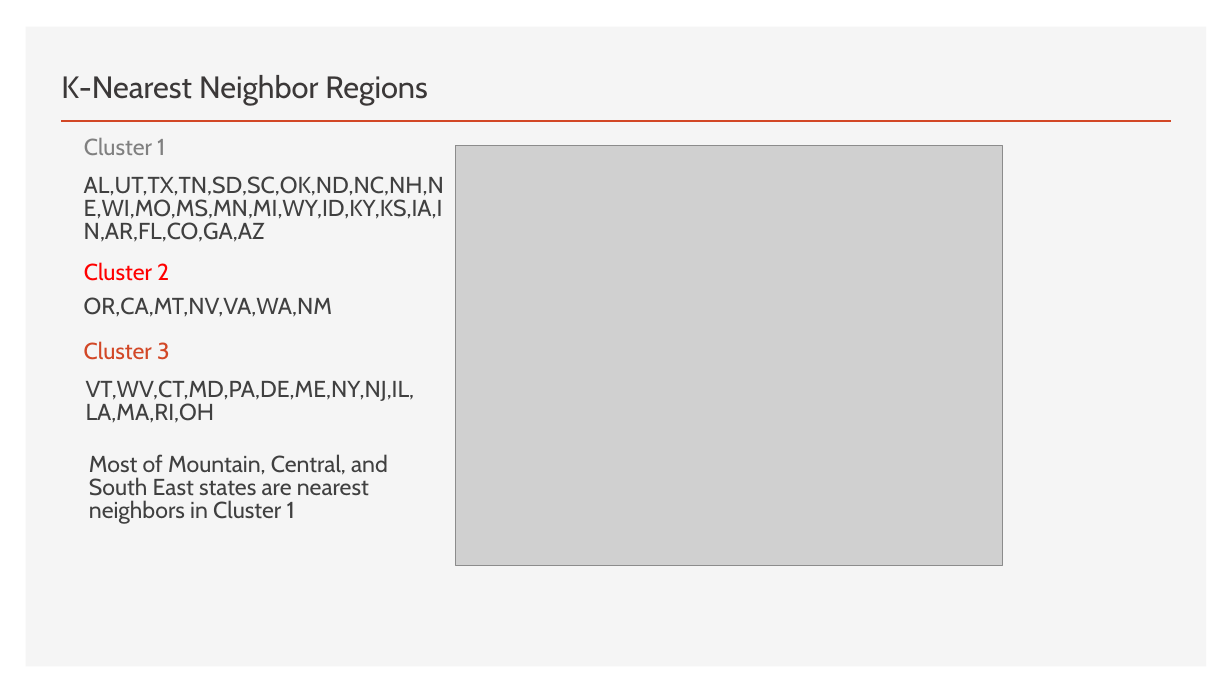
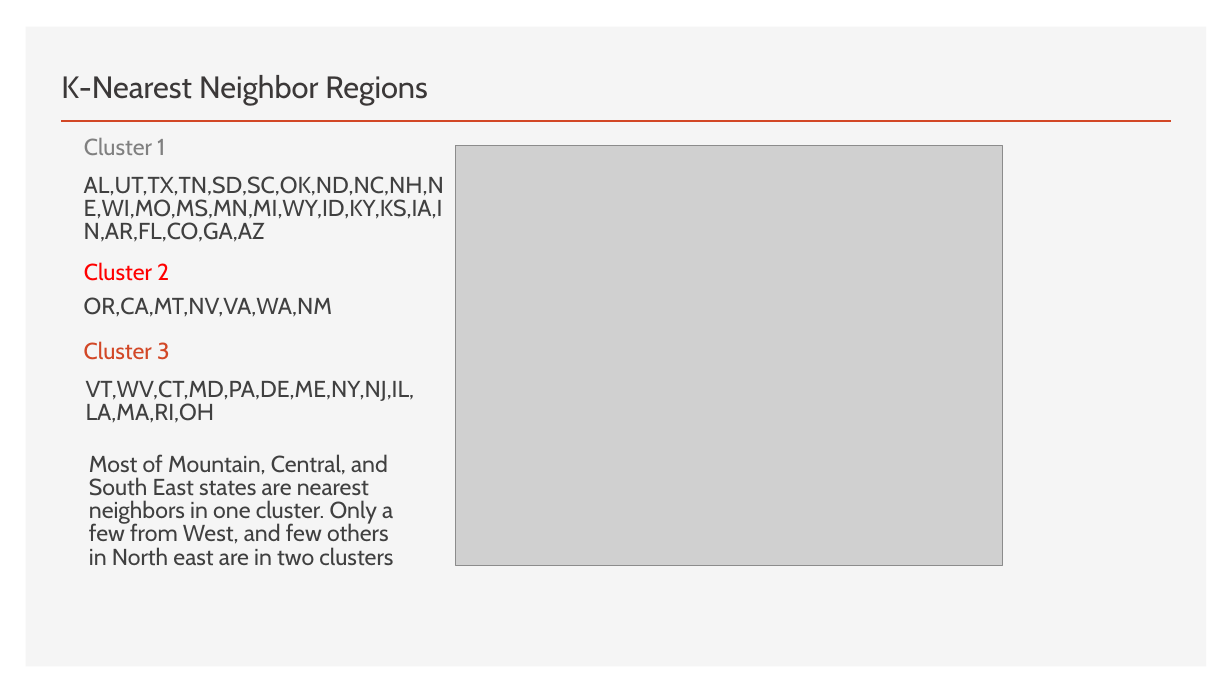
Before and after one commit to damuakula/FinalProject, a slide deck: slide 11 of PyschRegionsUS.pptx. Drawn at 1232x693 pixels with LibreOffice and Linux fonts; fonts in the diff are those of the drawing; grey boxes stand for pictures. Boxes give left, top, right and bottom in pixels: in the first picture for what was removed or moved away, otherwise in the second. Text is boxed around its words. In the diff, an @@ line names an element or a change of style, - is before the commit and + after.

```diff
--- a/PyschRegionsUS.pptx
+++ b/PyschRegionsUS.pptx
@@ text at box(89, 454, 393, 566): text changed @@
-Most of Mountain, Central, and South East states are nearest neighbors in Cluster 1
+Most of Mountain, Central, and South East states are nearest neighbors in one cluster. Only a few from West, and few others in North east are in two clusters
```
Also in this commit, not shown: 4 other slides changed.
